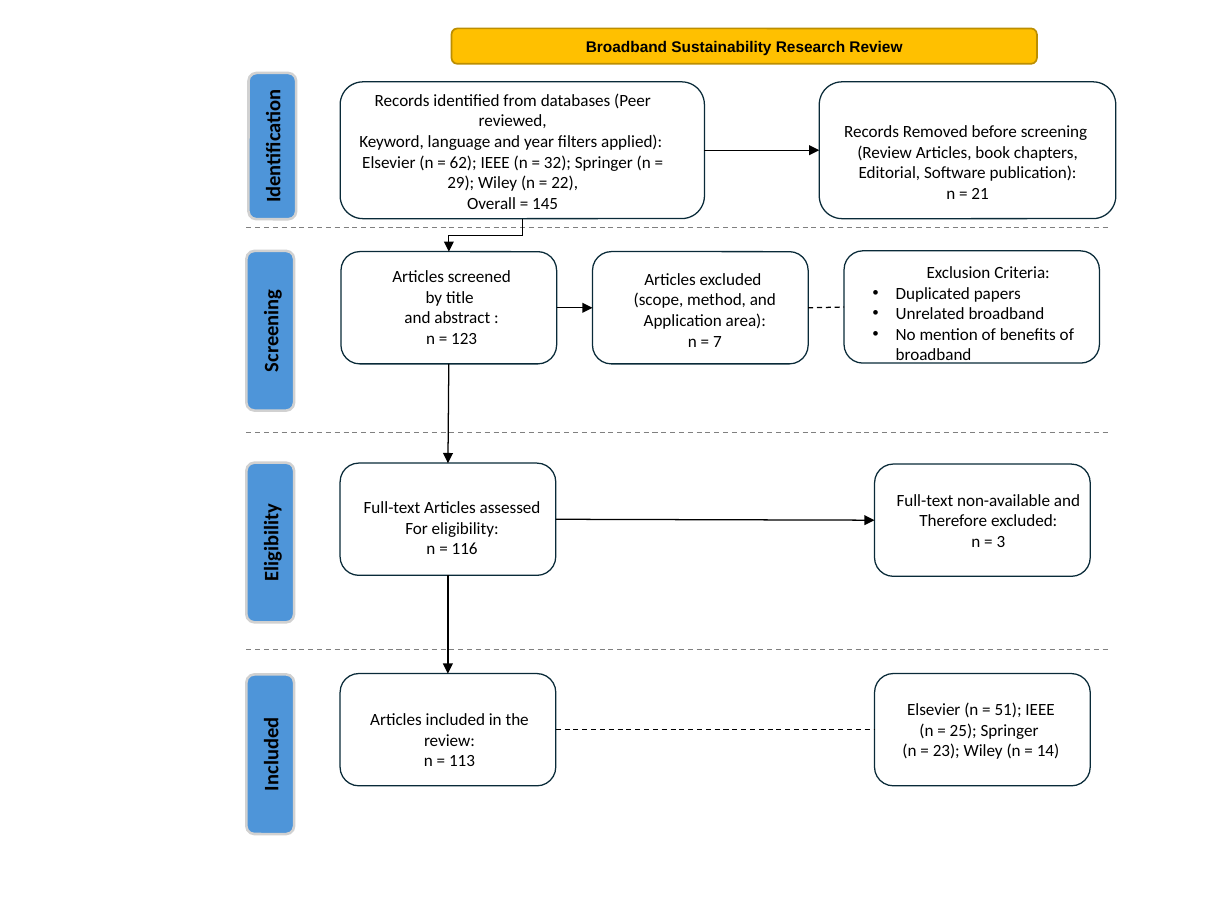
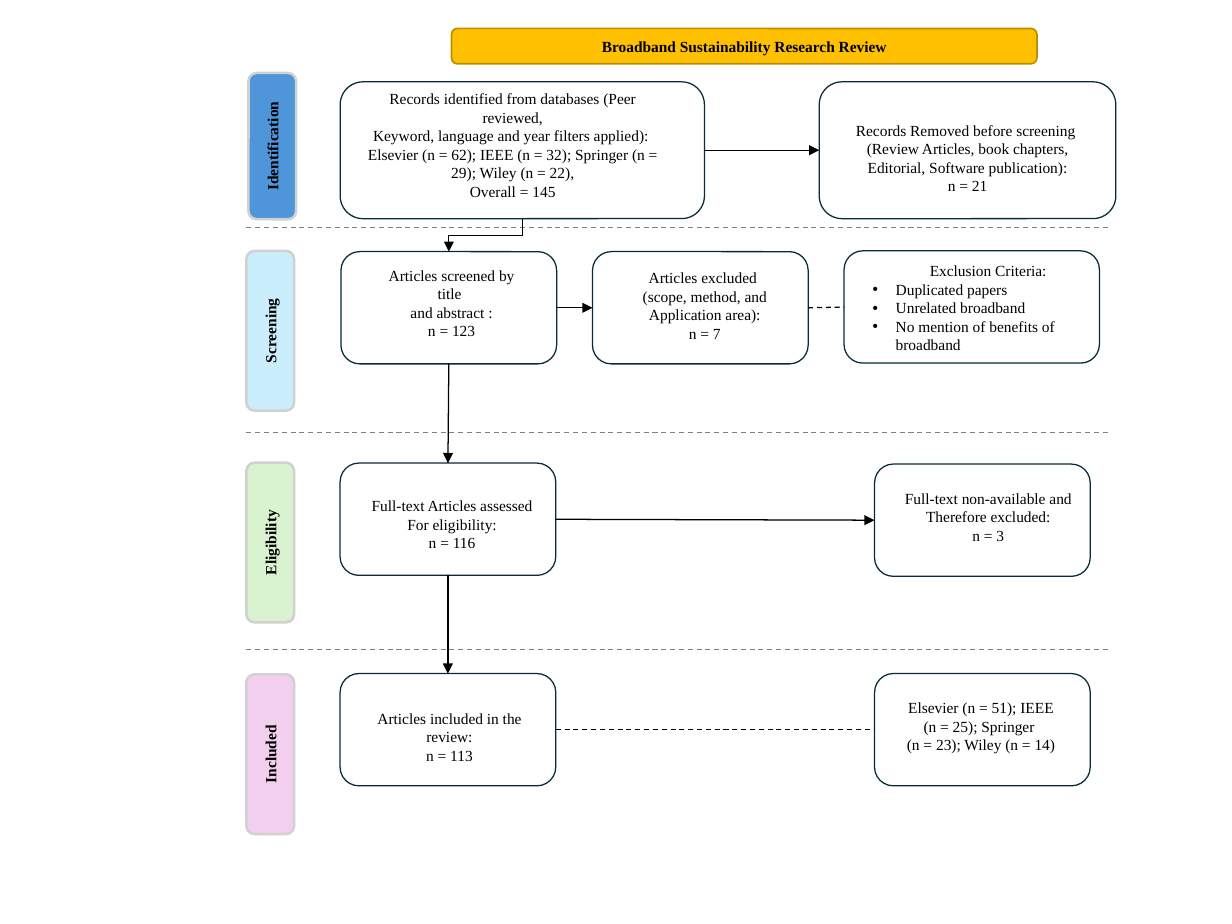
Before and after one commit to Bonface-Osoro/slerbs, a slide deck: slide 1 of docs/broslire.pptx. Drawn at 1232x924 pixels with LibreOffice and Linux fonts; fonts in the diff are those of the drawing. Boxes give left, top, right and bottom in pixels: in the first picture for what was removed or moved away, otherwise in the second. Text is boxed around its words. In the diff, an @@ line names an element or a change of style, - is before the commit and + after.

```diff
--- a/docs/broslire.pptx
+++ b/docs/broslire.pptx
@@ rounded rectangle "Broadband Sustainability Research Review" at (x1=452, y1=28, x2=1037, y2=64): font Arial to Times New Roman @@
@@ rounded rectangle "Identification" at (x1=249, y1=73, x2=297, y2=219): size 12 to 9 pt, font Calibri to Times New Roman @@
@@ text "Records Removed before screening" moved from (x1=844, y1=125, x2=1087, y2=199) to (x1=856, y1=125, x2=1075, y2=191) @@
@@ rounded rectangle "Screening" at (x1=247, y1=251, x2=295, y2=411): size 12 to 9 pt, font Calibri to Times New Roman; fill #4E95D9 to #CAEEFB @@
@@ size 10 to 9 pt, font Calibri to Times New Roman in 9 elements at (x1=905, y1=493, x2=1071, y2=541), (x1=372, y1=500, x2=532, y2=548), (x1=377, y1=713, x2=522, y2=761), (x1=907, y1=702, x2=1056, y2=754), (x1=389, y1=270, x2=514, y2=336), (x1=896, y1=265, x2=1055, y2=350), (x1=368, y1=93, x2=649, y2=197), (x1=856, y1=125, x2=1075, y2=191), (x1=643, y1=272, x2=767, y2=339) @@
@@ text "Articles excluded" moved from (x1=634, y1=273, x2=776, y2=347) to (x1=643, y1=272, x2=767, y2=339) @@
@@ rounded rectangle "Eligibility" at (x1=247, y1=463, x2=295, y2=623): size 12 to 9 pt, font Calibri to Times New Roman; fill #4E95D9 to #D9F2D0 @@
@@ rounded rectangle "Included" at (x1=247, y1=675, x2=295, y2=835): size 12 to 9 pt, font Calibri to Times New Roman; fill #4E95D9 to #F2CFEE @@
```
Also in this commit, not shown: 7 other files.
